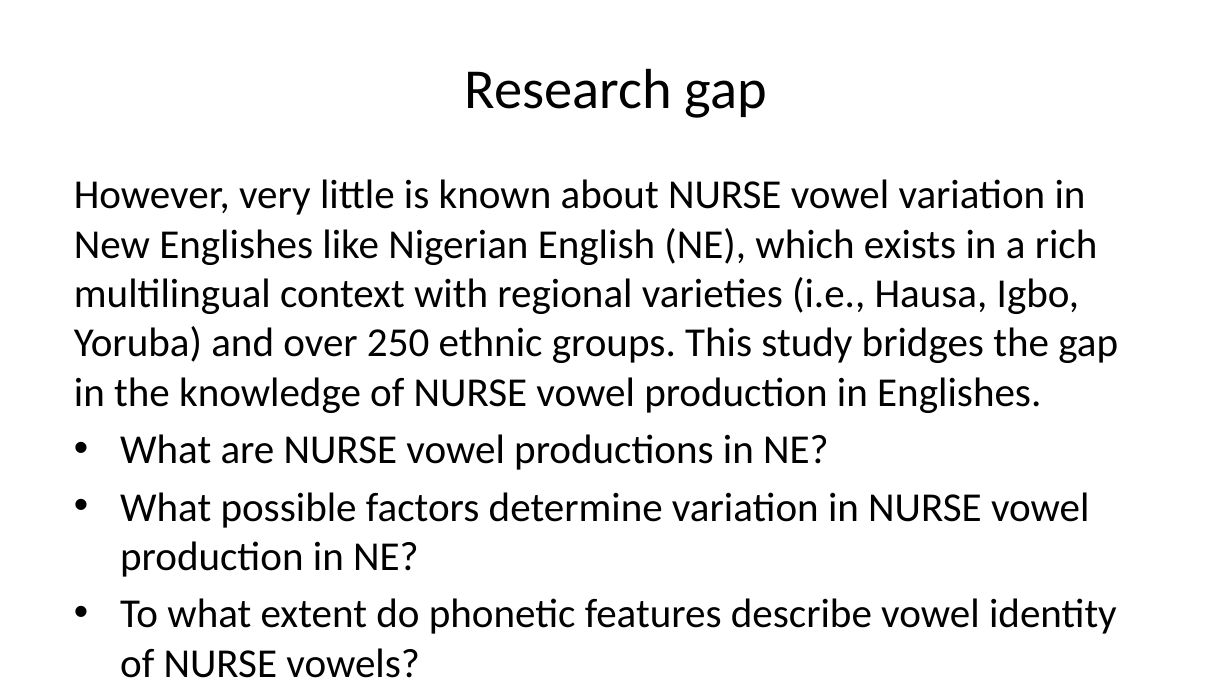
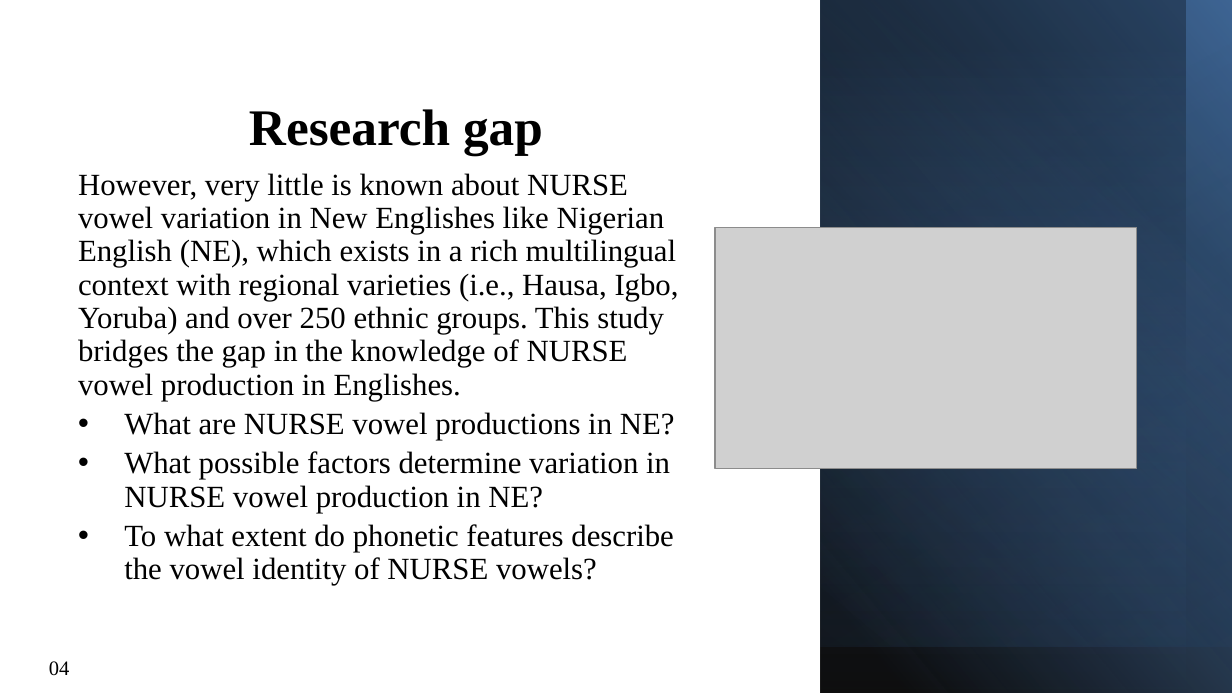
Before and after one commit to ClassOrg-Data-Sci-2024/Computational-mapping-of-NURSE-vowels-in-NE, a slide deck: slide 4 of Presentation.pptx. Drawn at 1232x693 pixels with LibreOffice and Linux fonts; fonts in the diff are those of the drawing; grey boxes stand for pictures. Boxes give left, top, right and bottom in pixels: in the first picture for what was removed or moved away, otherwise in the second. Text is boxed around its words. In the diff, an @@ line names an element or a change of style, - is before the commit and + after.

```diff
--- a/Presentation.pptx
+++ b/Presentation.pptx
@@ rectangle added at (x1=821, y1=0, x2=1232, y2=692), fill gradient #000000 to #4F81BD @@
@@ rectangle added at (x1=821, y1=0, x2=1232, y2=647), fill gradient #254061 @@
@@ rectangle added at (x1=821, y1=0, x2=1232, y2=647), fill gradient #4F81BD to #000000 @@
@@ rectangle added at (x1=821, y1=0, x2=1185, y2=692), fill gradient #4F81BD to #000000 @@
@@ title "Research gap" moved from (x1=465, y1=68, x2=767, y2=118) to (x1=249, y1=109, x2=543, y2=156) @@
@@ title "Research gap" at (x1=249, y1=109, x2=543, y2=156): size 33 to 30 pt, font Calibri to Times New Roman, bold on; vertical alignment middle to bottom @@
@@ text at (x1=78, y1=173, x2=679, y2=513): size 24 to 18 pt, font Calibri to Times New Roman in "However, very little is known about NURSE ...", "What are NURSE vowel productions in NE?", "What possible factors determine variation in NURSE ..."; line spacing 1 to 0.9; less space between paragraphs @@
@@ picture added at (x1=715, y1=228, x2=1136, y2=469) @@
@@ text at (x1=124, y1=524, x2=673, y2=585): text changed; size 24 to 18 pt; font Calibri to Times New Roman @@
-• To what extent do phonetic features describe vowel identity of NURSE vowels?
+• To what extent do phonetic features describe the vowel identity of NURSE vowels?
@@ text added at (x1=49, y1=661, x2=69, y2=676), 12 pt, text #000000 @@
+04
```
Also in this commit, not shown: 22 other slides changed, 1 slide added, 6 slides removed.
